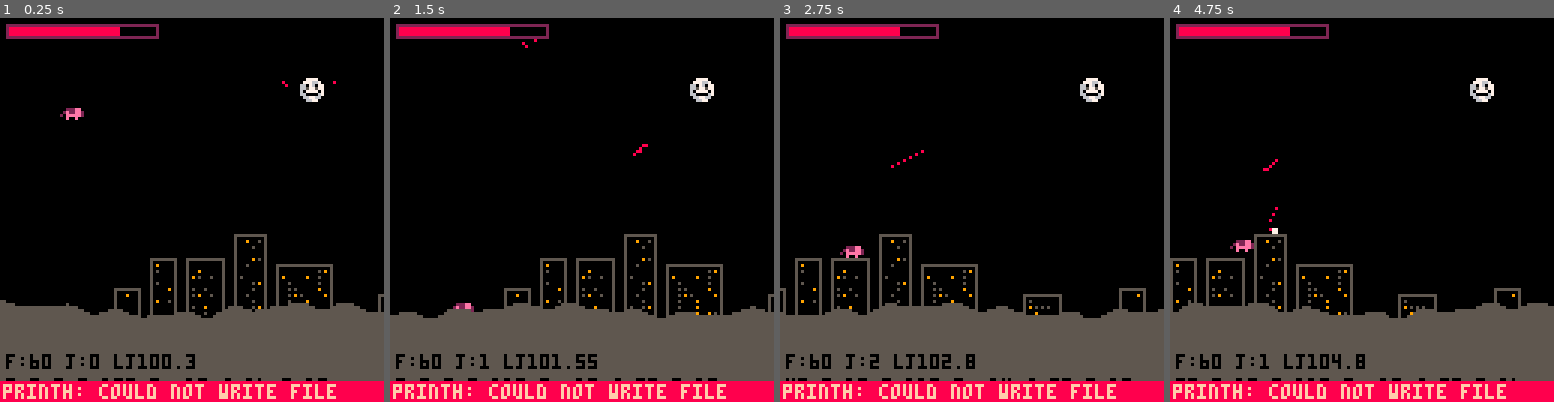
Above: before the commit, frames 1-4 (left to right).
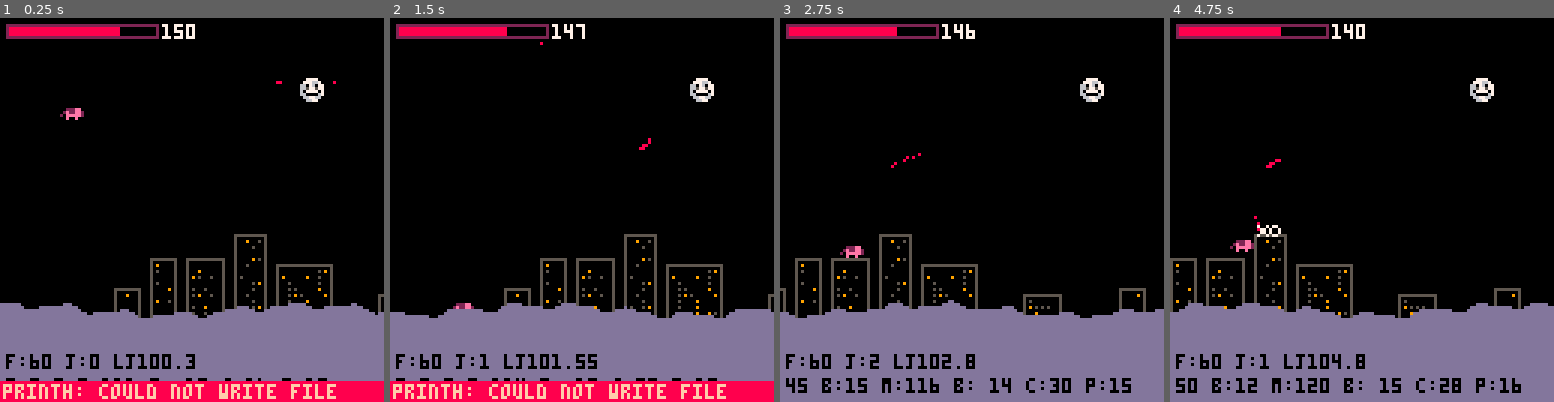
Above: after the commit, the same moments.

Repository: mbrc12/oinkjam
Game: PICO-8 cartridge oink.p8
Two runs of this game, one before a commit and one after it. Both use one fixed random seed, a clock stepped at 60 frames per second and the inputs below.
Inputs:
- Up to frame 1 (0.25 s): no input
- Up to frame 2 (1.5 s): tap X (X key) at 0.33, 1.07 s; tap O (Z key) at 0.7 s
- Up to frame 3 (2.75 s): hold Right 1.6-2.1 s; tap O (Z key) at 1.7, 2.1, 2.5 s; tap X (X key) at 1.85 s; hold Up 2.15-2.42 s; hold Right from 2.47 s (still down)
- Up to frame 4 (4.75 s): tap O (Z key) every 0.4 s from 2.9 to 4.5 s; tap X (X key) at 2.97, 4.08 s; release Right at 3.03 s; hold Left 3.08-3.58 s; hold Down 3.63-3.97 s; hold Right 4.02-4.68 s; hold Up from 4.73 s (still down)

The runs differ from the first frame. In frame 1, 18% of the frame differs, in the area x 0-100%, y 1-95%; in frame 2, 18%; in frame 3, 23%; in frame 4, 24%, in the area x 0-100%, y 1-100%.

Commit message:
some sounds

Diff:
--- a/camera.lua
+++ b/camera.lua
@@ -1,5 +1,5 @@
 -- local camera_speed = 0.05
-local camera_reset_threshold = 512
+local camera_reset_threshold = 600
 local camera_default_x = 0
 
 local cameras = {}
--- a/core.lua
+++ b/core.lua
@@ -13,6 +13,8 @@
 jump_forgive_time = 0.1
 jump_velocity = 150
 
+sludge_damage_per_second = 5
+
 floor_y = 100
 
 floor = {
@@ -34,8 +36,10 @@
     last_grounded = -100,
     jumps = 0,
 
-    hp = 15,
-    max_hp = 20,
+    on_sludge = false,
+
+    hp = 150,
+    max_hp = 200,
 
     -- never touched
     w = 8,
@@ -101,8 +105,10 @@
     local x2, y2 = player.x + player.vx * delta_t, player.y + player.vy * delta_t
     local sx, sy = minimal_collision(player.x, player.y, player.w, player.h, x2, player.y)
     local sx2, sy2 = minimal_collision(sx, sy, player.w, player.h, sx, y2)
-
     if player.vy > 0 and abs(sy2 - player.y) < epsilon then
+        if not player.grounded then
+            sfx(sounds.land, 1)
+        end
         player.grounded = true
         player.jumps = 2
         player.last_grounded = time()
@@ -112,6 +118,28 @@
     player.vx = (sx2 - player.x) / delta_t
     player.vy = (sy2 - player.y) / delta_t
     player.x, player.y = sx2, sy2
+
+    -- sludge check
+
+    local floor_check_depth = 2
+    local was_on_sludge = player.on_sludge
+    player.on_sludge = false
+    physics:query(player.x, player.y, player.w, player.h,
+        player.x, player.y + floor_check_depth,
+        function(other, _)
+            if other == floor then
+                player.on_sludge = true
+            end
+        end)
+    if player.on_sludge and not was_on_sludge then
+        sfx(sounds.sludge, channels.sfx_2)
+    elseif not player.on_sludge and was_on_sludge then
+        sfx(sounds._stop, channels.sfx_2)
+    end
+
+    if player.on_sludge then
+        player.hp = max(0, player.hp - sludge_damage_per_second * delta_t)
+    end
 
     physics:add(player)
 end
@@ -125,6 +153,7 @@
 ---@field vy number
 ---@field w number
 ---@field h number
+---@field damage number
 ---@field elapsed number
 ---@field show_time number
 ---@field color number
@@ -136,8 +165,7 @@
         local moon_pos = Vec2:new(moon_x + camera_offset(1) + 4, moon_y + 4)
         local px, py = player_center()
         local dir = Vec2:new(px - moon_pos.x, py - moon_pos.y)
-        -- dir:scl(1 / (dir:len() + epsilon)):clip(1)
-        dir:scl(1/100)
+        dir:scl(1 / (dir:len() + epsilon)):clip(1)
         local bullet_speed = 50
         local bullet = {
             x = moon_pos.x,
@@ -146,11 +174,11 @@
             h = 1,
             vx = dir.x * bullet_speed,
             vy = dir.y * bullet_speed,
+            damage = 1,
             elapsed = 0,
             show_time = 0.1,
             color = 8,
         }
-        dbg(bullet)
 
         bullets[bullet] = true
         camera_register_entity(bullet, 1)
@@ -171,7 +199,7 @@
         local injure = false
         physics:query(b.x, b.y, b.w, b.h, x2, y2, function(other, _)
             if other == player then
-                player.hp = player.hp
+                player.hp = player.hp - b.damage
                 injure = true
             end
             done = true
@@ -189,6 +217,9 @@
                 pal()
             end
             add(queued_draws, f)
+            if injure then
+                sfx(sounds.hit, channels.sfx_1)
+            end
         else
             b.x, b.y = x2, y2
         end
@@ -286,12 +317,13 @@
     local l = player.hp / player.max_hp * hp_w
     rectfill(hp_x, hp_y, hp_x + l, hp_y + hp_h, 8)
     rect(hp_x, hp_y, hp_x + hp_w, hp_y + hp_h, 2)
+    print("" .. round(player.hp), hp_x + hp_w + 2, hp_y, 7)
 end
 
 function draw_sludge()
-    local sludge_color = 5
-
-    local wavelength = { 600, 120, 80 }
+    local sludge_color = 13
+
+    local wavelength = { 600, 120, 60 } -- camera offset divisible by wavelength
     local period = { 17, 7, 3 }
     local amp = { 5, 3, 1.5 }
 
@@ -319,6 +351,6 @@
     print(msg, 2, 128 - 8, 0)
     msg2 = "" .. "f:" .. stat(7)
     msg2 = msg2 .. " j:" .. player.jumps
-    msg2 = msg2 .. " lj" .. (round((time() - player.last_jump_asked)*100)/100)
+    msg2 = msg2 .. " lj" .. (round((time() - player.last_jump_asked) * 100) / 100)
     print(msg2, 2, 128 - 16, 0)
 end
--- a/oink.p8
+++ b/oink.p8
@@ -2,6 +2,7 @@
 version 42
 __lua__
 #include hit.lua
+#include sounds.lua
 #include physics.lua
 #include util.lua
 #include draw.lua
--- /dev/null
+++ b/sounds.lua
@@ -0,0 +1,11 @@
+sounds = {
+    land = 0,
+    sludge = 1,
+    hit = 2,
+    _stop = -2,
+}
+
+channels = {
+    sfx_1 = 1,
+    sfx_2 = 2,
+}
Not shown, changed: log.txt
Not shown, changed: the sound effects (__sfx__) section of oink.p8
